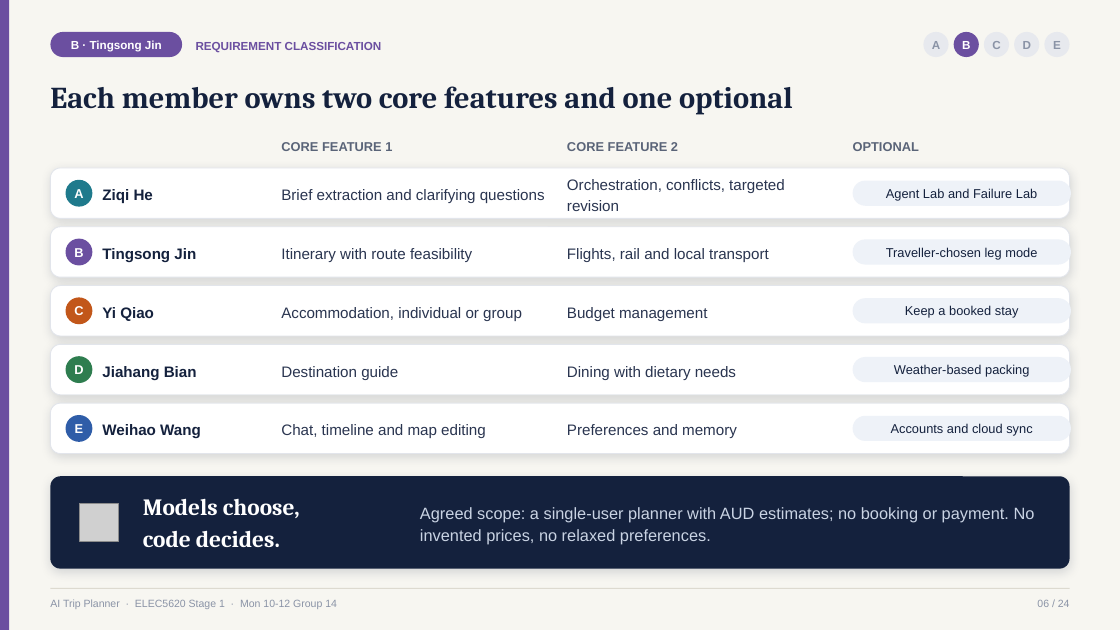
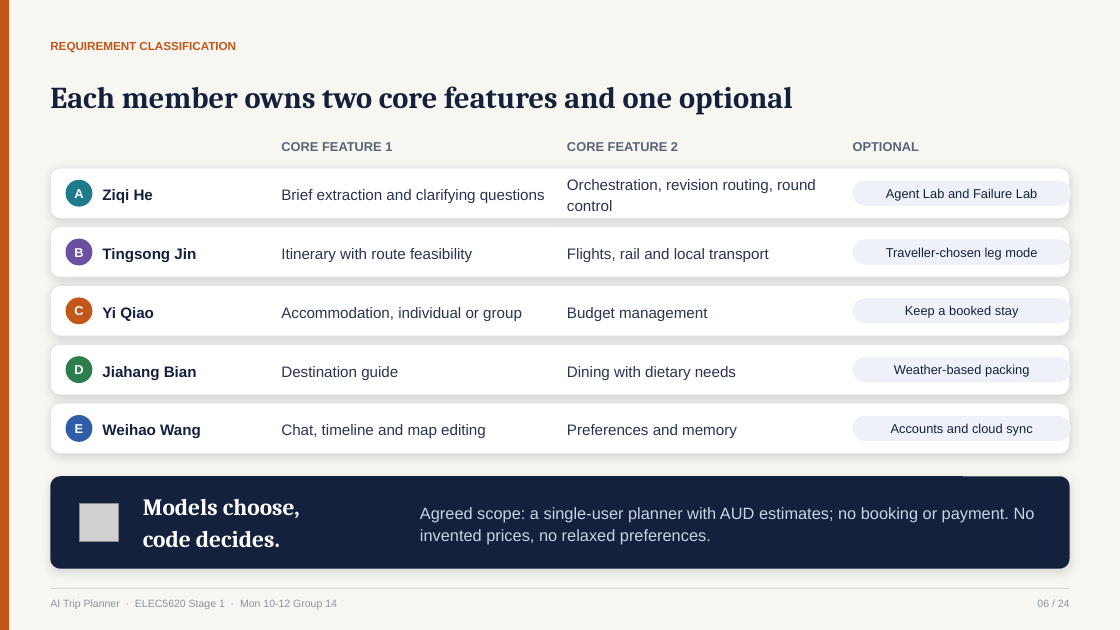
Before and after one commit to Lilstanie/AI_TRIP_PLANNER, a slide deck: slide 6 of submission/stage1/ELEC5620_Stage1_Slides.pptx. Drawn at 1120x630 pixels with LibreOffice and Linux fonts; fonts in the diff are those of the drawing; grey boxes stand for pictures. Boxes give left, top, right and bottom in pixels: in the first picture for what was removed or moved away, otherwise in the second. Text is boxed around its words. In the diff, an @@ line names an element or a change of style, - is before the commit and + after.

```diff
--- a/submission/stage1/ELEC5620_Stage1_Slides.pptx
+++ b/submission/stage1/ELEC5620_Stage1_Slides.pptx
@@ rectangle at (0, 0, 9, 630): fill #6B4FA0 to #C2571A @@
@@ text "REQUIREMENT CLASSIFICATION": place and size @@
-text "REQUIREMENT CLASSIFICATION" at (196, 42, 382, 52)
+text "REQUIREMENT CLASSIFICATION" at (50, 42, 236, 52)
@@ text "REQUIREMENT CLASSIFICATION" at (50, 42, 236, 52): text colour #6B4FA0 to #C2571A @@
@@ rounded rectangle removed at (50, 32, 182, 57) @@
-B · Tingsong Jin
@@ ellipse removed at (923, 32, 949, 57) @@
-A
@@ ellipse removed at (954, 32, 979, 57) @@
-B
@@ ellipse removed at (984, 32, 1009, 57) @@
-C
@@ ellipse removed at (1014, 32, 1039, 57) @@
-D
@@ ellipse removed at (1044, 32, 1070, 57) @@
-E
@@ text at (567, 179, 816, 211): text changed @@
-Orchestration, conflicts, targeted revision
+Orchestration, revision routing, round control
```
Also in this commit, not shown: 18 other slides changed, 3 slides added, 3 slides removed, 55 other files.
